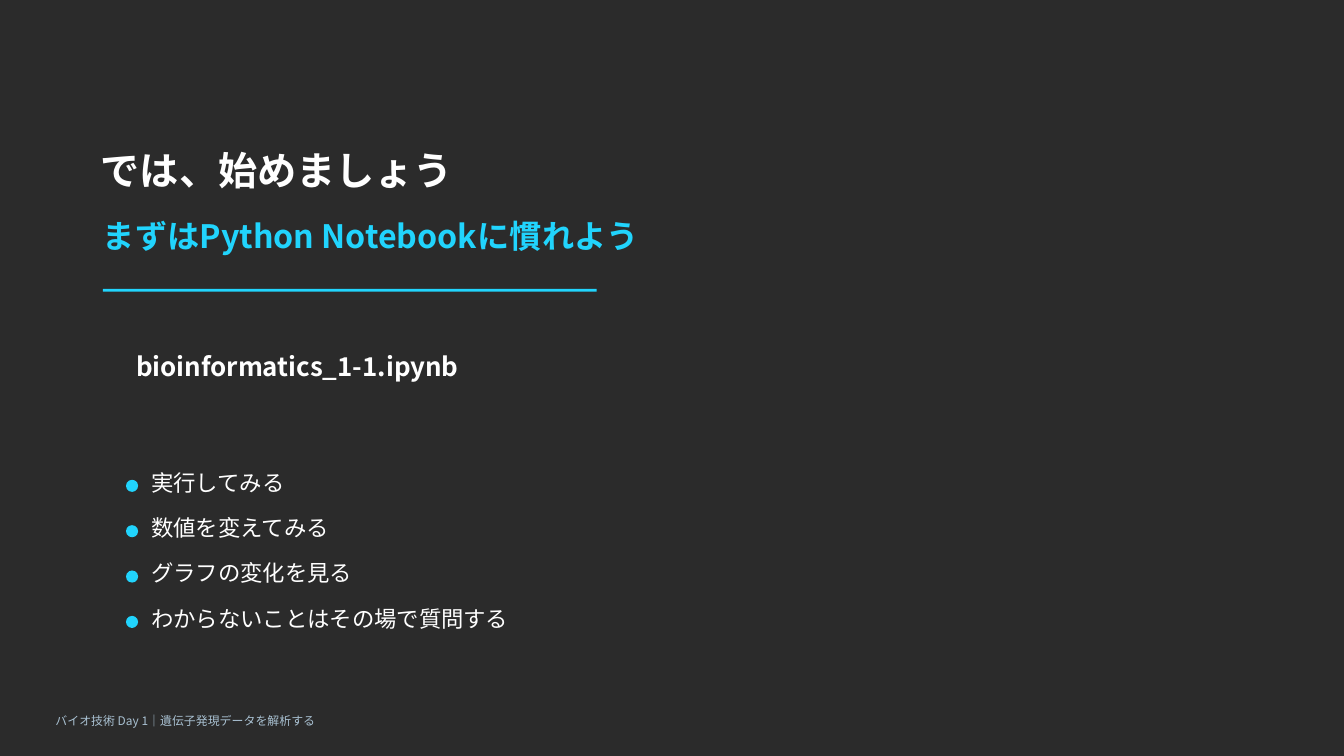
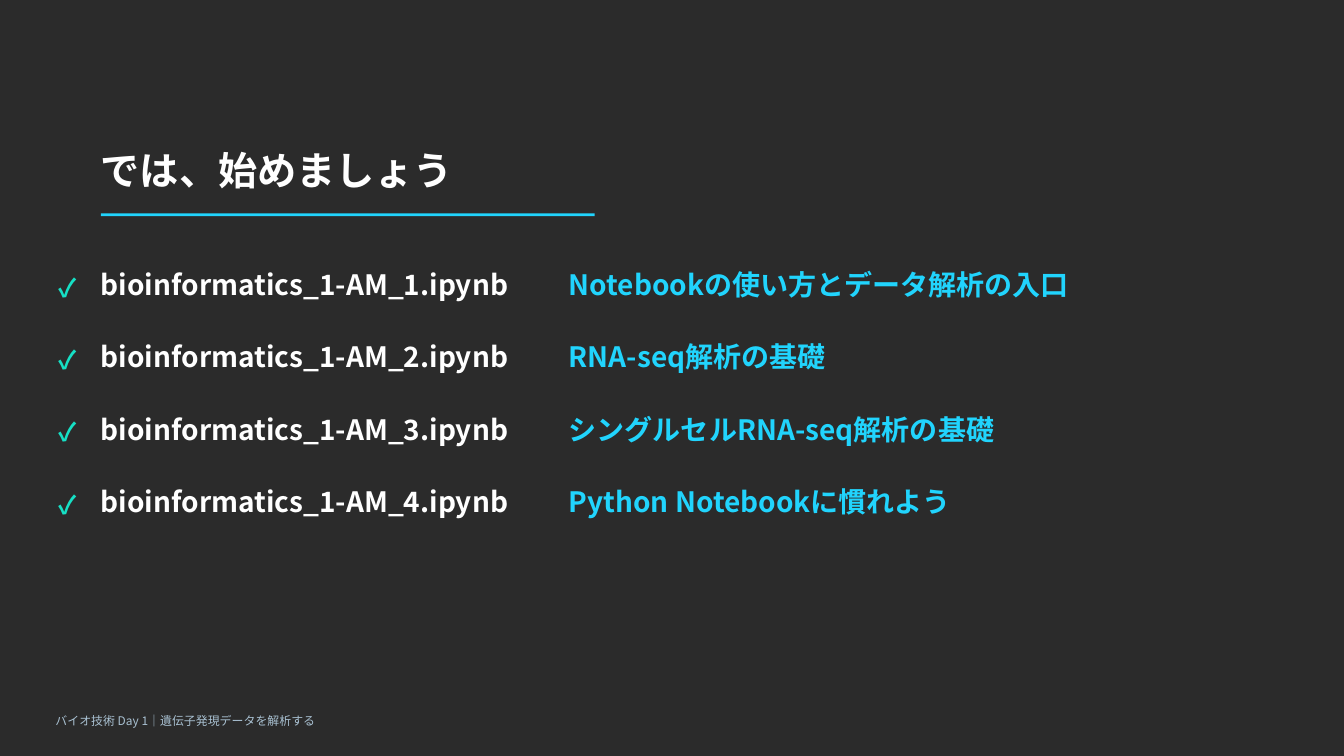
Before and after one commit to iwata97/bioinfo_2026, a slide deck: slide 14 of bioinformatics_day1_AM.pptx (slide 13 before the commit). Drawn at 1344x756 pixels with LibreOffice and Linux fonts; fonts in the diff are those of the drawing; background and template pictures are left out; a plain dark background stands for a picture behind light text. Boxes give left, top, right and bottom in pixels: in the first picture for what was removed or moved away, otherwise in the second. Text is boxed around its words. In the diff, an @@ line names an element or a change of style, - is before the commit and + after.

```diff
--- a/bioinformatics_day1_AM.pptx
+++ b/bioinformatics_day1_AM.pptx
@@ line moved from (103, 290) - (597, 290) to (101, 215) - (595, 215) @@
@@ text removed at box(103, 220, 639, 255) @@
-まずはPython Notebookに慣れよう
@@ text added at box(47, 272, 88, 302), 18 pt, text #16E0C5, bold @@
+✓
@@ text at box(101, 272, 508, 302): text changed; size 18.5 to 20 pt @@
-bioinformatics_1-1.ipynb
+bioinformatics_1-AM_1.ipynb
@@ text added at box(569, 271, 1069, 298), 20 pt, text #21D4FD, bold @@
+Notebookの使い方とデータ解析の入口
@@ text added at box(47, 344, 88, 374), 18 pt, text #16E0C5, bold @@
+✓
@@ text added at box(101, 344, 508, 374), 20 pt, text #FFFFFF, bold @@
+bioinformatics_1-AM_2.ipynb
@@ text added at box(569, 343, 826, 373), 20 pt, text #21D4FD, bold @@
+RNA-seq解析の基礎
@@ text added at box(47, 416, 88, 447), 18 pt, text #16E0C5, bold @@
+✓
@@ text added at box(101, 417, 508, 447), 20 pt, text #FFFFFF, bold @@
+bioinformatics_1-AM_3.ipynb
@@ text added at box(569, 416, 994, 446), 20 pt, text #21D4FD, bold @@
+シングルセルRNA-seq解析の基礎
@@ text removed at box(151, 472, 284, 493) @@
-実行してみる
@@ text added at box(47, 489, 88, 519), 18 pt, text #16E0C5, bold @@
+✓
@@ text added at box(101, 489, 508, 519), 20 pt, text #FFFFFF, bold @@
+bioinformatics_1-AM_4.ipynb
@@ ellipse removed at box(126, 480, 138, 492) @@
@@ text added at box(569, 488, 951, 519), 20 pt, text #21D4FD, bold @@
+Python Notebookに慣れよう
@@ ellipse removed at box(126, 525, 138, 537) @@
@@ text removed at box(151, 517, 328, 538) @@
-数値を変えてみる
@@ text removed at box(151, 562, 352, 583) @@
-グラフの変化を見る
@@ ellipse removed at box(126, 571, 138, 583) @@
@@ ellipse removed at box(126, 616, 138, 628) @@
@@ text removed at box(151, 608, 508, 629) @@
-わからないことはその場で質問する
```
Also in this commit, not shown: 4 other slides changed, 5 slides added, 4 slides removed, 5 other files.
